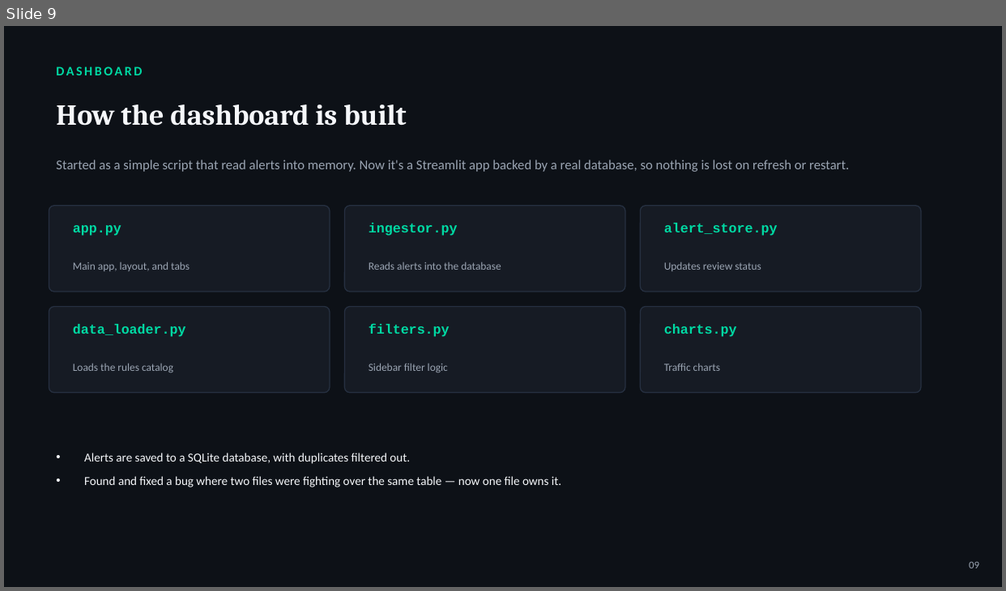
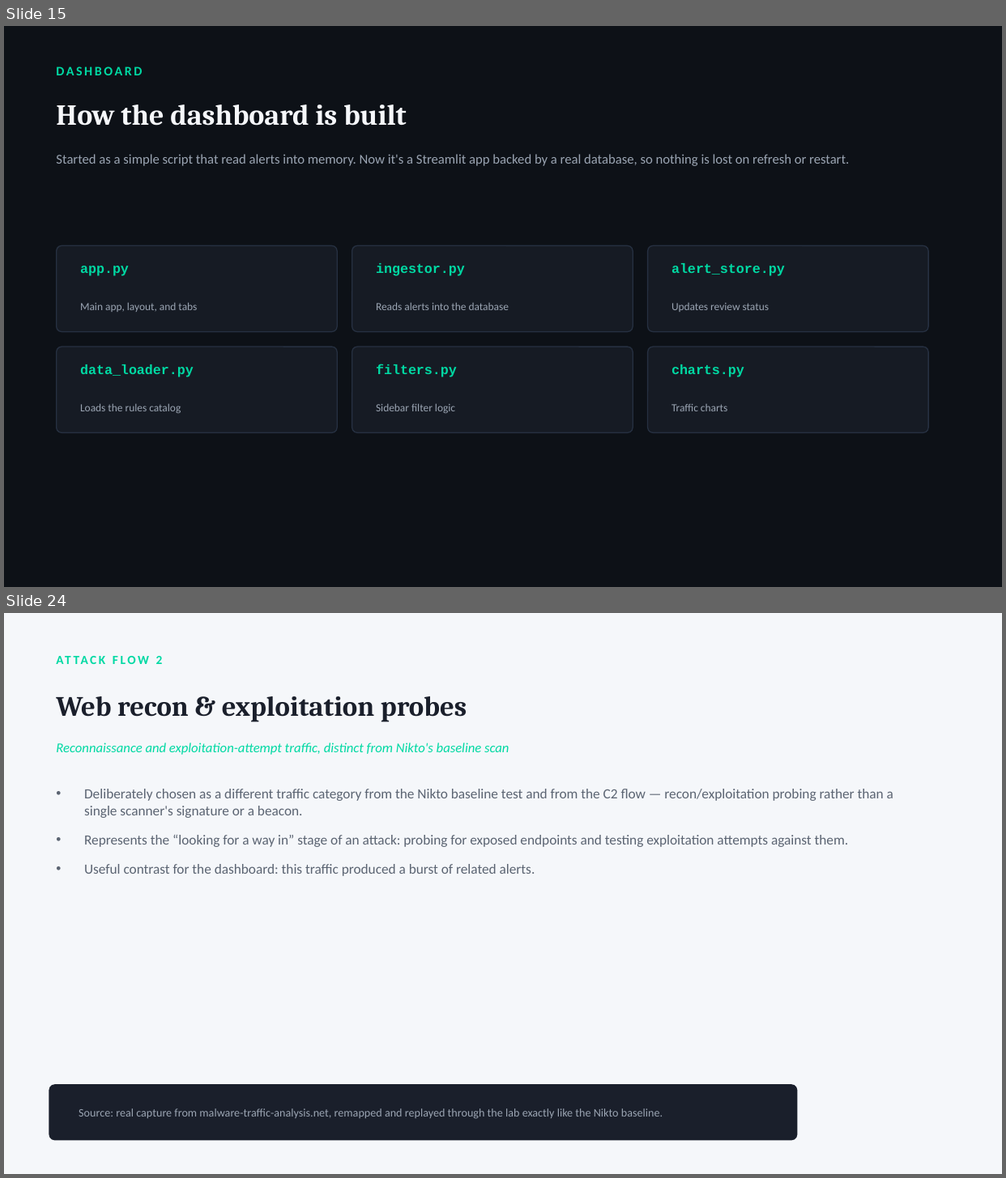
Before and after one commit to Sameeha135/suricata-ids-lab, a slide deck: 2026-08-24_to_2026-08-28_Documentation/Suricata_Project_Presentation.pptx. Shown one above the other, each under a label of ours: slide 9 before the commit, slides 15 and 24 after it; the slides between them are not shown. The pictures are 1006x591 and 1006x1178 pixels, drawn with LibreOffice and Linux fonts; fonts in the diff are those of the drawing. Boxes give left, top, right and bottom in pixels: in the first picture for what was removed or moved away, otherwise in the second. Text is boxed around its words. In the diff, an @@ line names an element or a change of style, - is before the commit and + after.

```diff
--- a/2026-08-24_to_2026-08-28_Documentation/Suricata_Project_Presentation.pptx
+++ b/2026-08-24_to_2026-08-28_Documentation/Suricata_Project_Presentation.pptx
@@ slide 24 added at (x1=4, y1=613, x2=1002, y2=1174), background #F5F7FA @@
@@ text added at (x1=156, y1=656, x2=163, y2=664), 12 pt, text #00D9A3, bold @@
+ATTACK FLOW 2
@@ text added at (x1=56, y1=696, x2=467, y2=722), 27 pt, text #1A1F2B, bold @@
+Web recon & exploitation probes
@@ text added at (x1=56, y1=743, x2=509, y2=755), 13 pt, text #00D9A3, italic @@
+Reconnaissance and exploitation-attempt traffic, distinct from Nikto's baseline scan
@@ text added at (x1=84, y1=789, x2=893, y2=876), 13.5 pt, text #5B6472 @@
+• Deliberately chosen as a different traffic category from the Nikto baseline test and from the C2 flow — recon/exploitation probing rather than a single scanner's signature or a beacon.
+• Represents the “looking for a way in” stage of an attack: probing for exposed endpoints and testing exploitation attempts against them.
+• Useful contrast for the dashboard: this traffic produced a burst of related alerts.
@@ rounded rectangle added at (x1=49, y1=1084, x2=798, y2=1141), fill #1A1F2B @@
@@ text added at (x1=79, y1=1109, x2=663, y2=1119), 11 pt, text #9AA4B2 @@
+Source: real capture from malware-traffic-analysis.net, remapped and replayed through the lab exactly like the Nikto baseline.
@@ what was slide 9 is now slide 15 @@
@@ slide 15 changed as well @@
@@ text "Started as a simple script ..." moved from (x1=56, y1=160, x2=849, y2=172) to (x1=56, y1=154, x2=849, y2=166) @@
@@ 12 texts, 6 rounded rectangles moved together from (x1=49, y1=206, x2=921, y2=393) to (x1=57, y1=246, x2=928, y2=433) @@
@@ text removed at (x1=84, y1=453, x2=561, y2=488) @@
-• Alerts are saved to a SQLite database, with duplicates filtered out.
-• Found and fixed a bug where two files were fighting over the same table — now one file owns it.
@@ text removed at (x1=969, y1=562, x2=979, y2=569) @@
-09
```
Also in this commit, not shown: 8 other slides changed, 19 other slides added, 1 slide removed, 3 other files.
